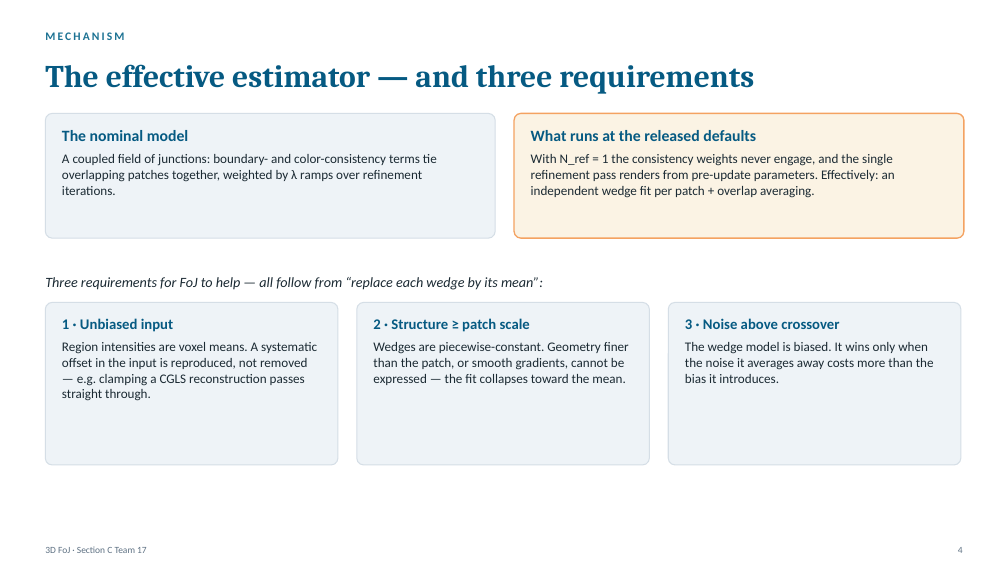
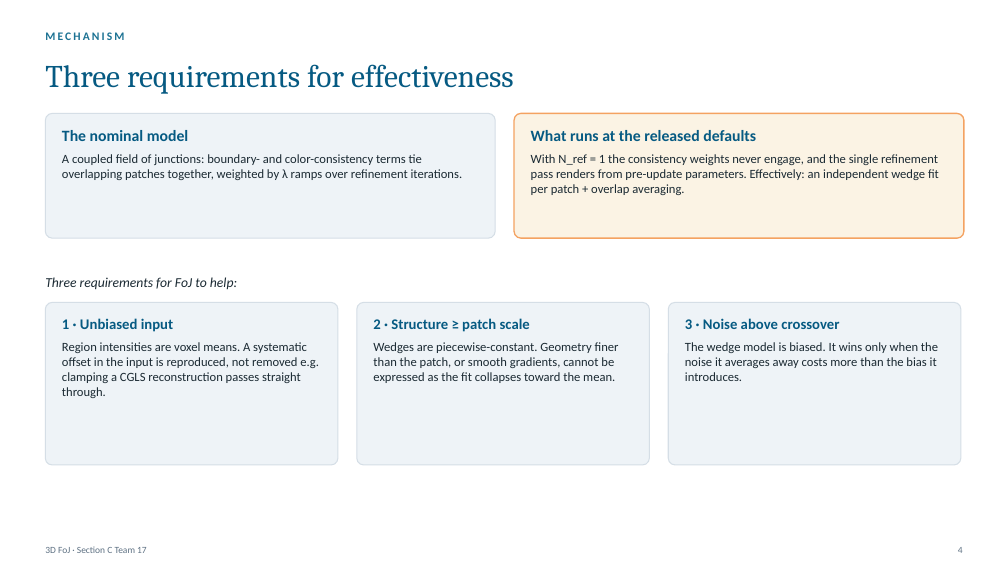
Before and after one commit to samudraneel05/SectionC_Team17, a slide deck: slide 4 of presentation/SectionC_Team17_presentation.pptx. Drawn at 1008x567 pixels with LibreOffice and Linux fonts; fonts in the diff are those of the drawing. Boxes give left, top, right and bottom in pixels: in the first picture for what was removed or moved away, otherwise in the second. Text is boxed around its words. In the diff, an @@ line names an element or a change of style, - is before the commit and + after.

```diff
--- a/presentation/SectionC_Team17_presentation.pptx
+++ b/presentation/SectionC_Team17_presentation.pptx
@@ text at (45, 64, 514, 94): text changed; bold off @@
-The effective estimator — and three requirements
+Three requirements for effectiveness
@@ text "The nominal model" at (62, 130, 463, 180): size 12.5 to 12 pt in "A coupled field of junctions: boundary- and ..." @@
@@ text "What runs at the released ..." at (531, 130, 939, 195): size 12.5 to 12 pt in "With N_ref = 1 the consistency weights ..." @@
@@ text at (45, 277, 237, 290): text changed; size 13.5 to 13 pt @@
-Three requirements for FoJ to help — all follow from “replace each wedge by its mean”:
+Three requirements for FoJ to help:
@@ text "3 · Noise above crossover" at (685, 318, 938, 381): size 12.5 to 12 pt in "The wedge model is biased. It wins ..." @@
@@ text at (62, 342, 319, 398): text changed; size 12.5 to 12 pt @@
-Region intensities are voxel means. A systematic offset in the input is reproduced, not removed — e.g. clamping a CGLS reconstruction passes straight through.
+Region intensities are voxel means. A systematic offset in the input is reproduced, not removed e.g. clamping a CGLS reconstruction passes straight through.
@@ text at (373, 342, 619, 383): text changed; size 12.5 to 12 pt @@
-Wedges are piecewise-constant. Geometry finer than the patch, or smooth gradients, cannot be expressed — the fit collapses toward the mean.
+Wedges are piecewise-constant. Geometry finer than the patch, or smooth gradients, cannot be expressed as the fit collapses toward the mean.
```
Also in this commit, not shown: 9 other slides changed, 5 other files.
